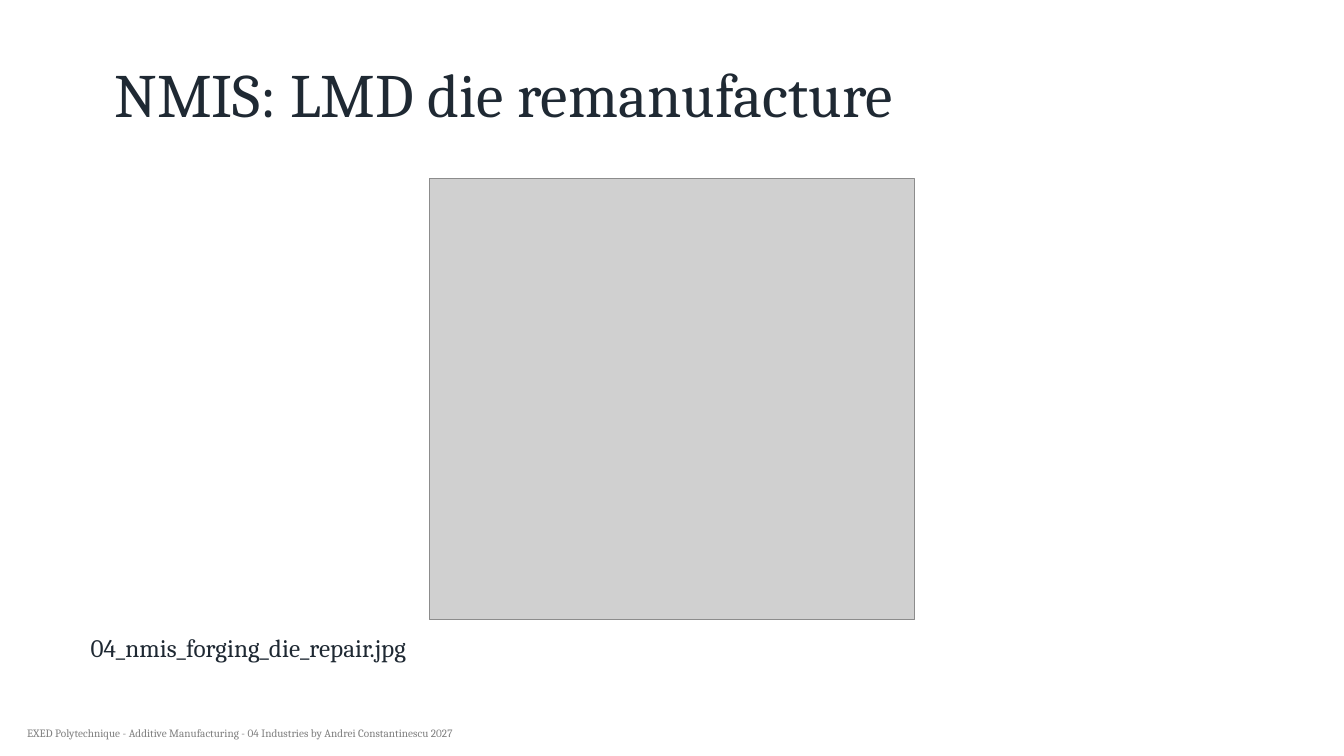
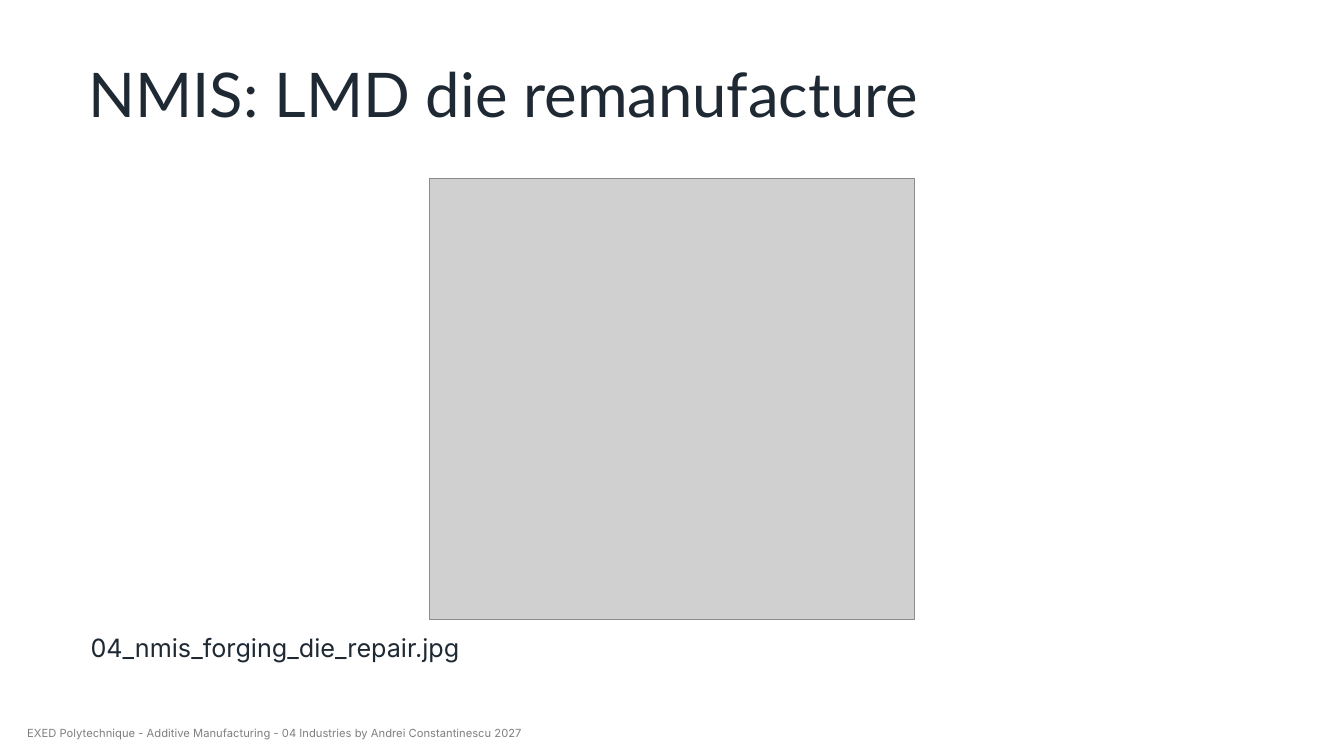
Before and after one commit to aconstant-lms/X-FabAdd, a slide deck: slide 11 of 04_industries/repair/slides/04_am_repair_figures_test.pptx. Drawn at 1344x756 pixels with LibreOffice and Linux fonts; fonts in the diff are those of the drawing; grey boxes stand for pictures. Boxes give left, top, right and bottom in pixels: in the first picture for what was removed or moved away, otherwise in the second. Text is boxed around its words. In the diff, an @@ line names an element or a change of style, - is before the commit and + after.

```diff
--- a/04_industries/repair/slides/04_am_repair_figures_test.pptx
+++ b/04_industries/repair/slides/04_am_repair_figures_test.pptx
@@ title "NMIS: LMD die remanufacture" at bbox=[88, 71, 918, 118]: font Cambria to Lato @@
@@ text "04_nmis_forging_die_repair.jpg" at bbox=[91, 638, 460, 662]: font Cambria to Inter @@
@@ text "EXED Polytechnique - Additive Manufacturing ..." at bbox=[27, 728, 521, 740]: font Cambria to Inter @@
```
Also in this commit, not shown: 14 other slides changed, 12 other files.
